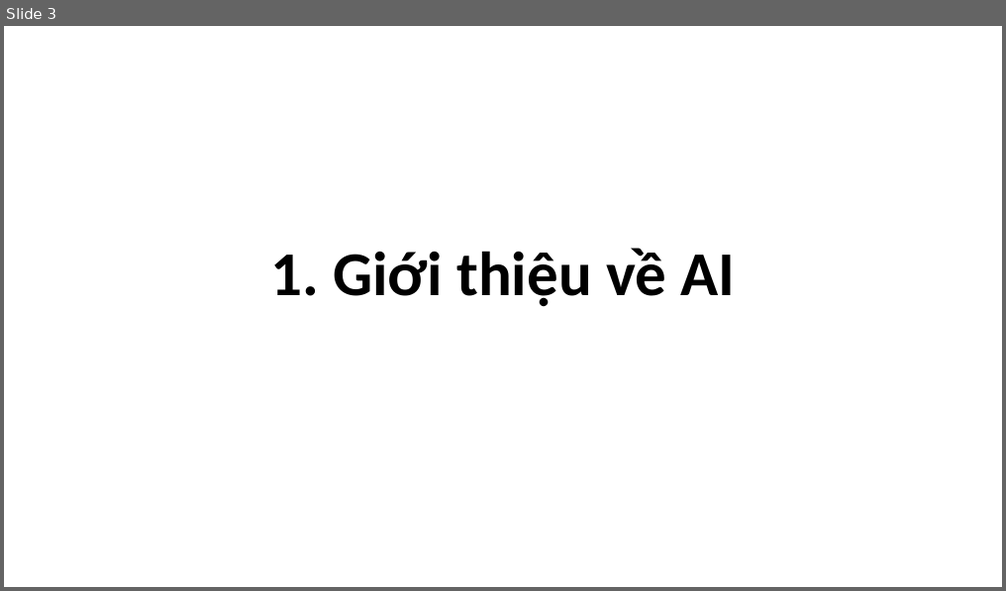
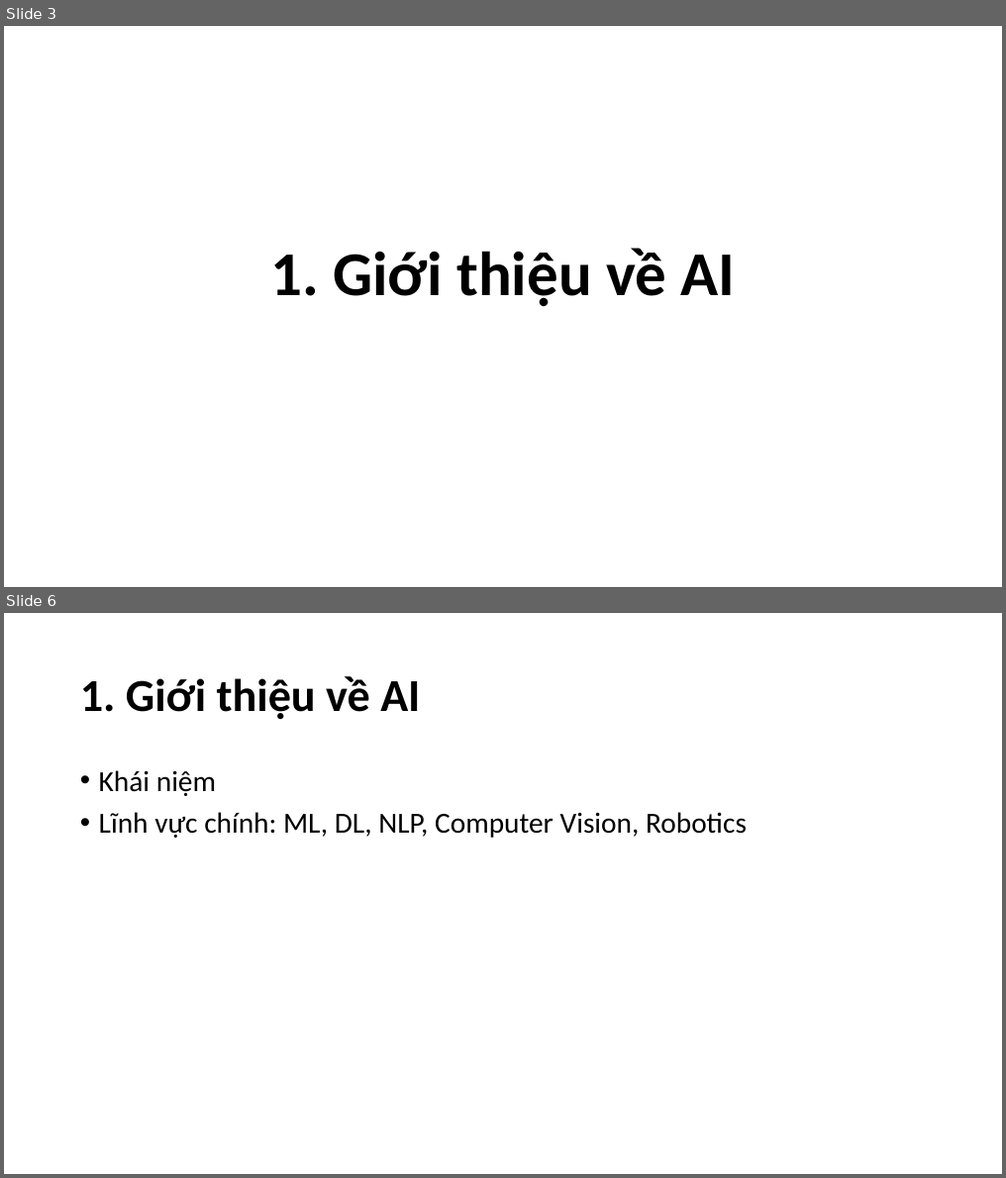
Before and after one commit to doantiendung0210/chuan-bi-lab, a slide deck: Tuan_1/Báo cáo tuần 1.pptx. Shown one above the other, each under a label of ours: slide 3 before the commit, slides 3 and 6 after it; the slides between them are not shown. The pictures are 1006x591 and 1006x1178 pixels, drawn with LibreOffice and Linux fonts; fonts in the diff are those of the drawing. Boxes give left, top, right and bottom in pixels: in the first picture for what was removed or moved away, otherwise in the second. Text is boxed around its words. In the diff, an @@ line names an element or a change of style, - is before the commit and + after.

```diff
--- a/Tuan_1/Báo cáo tuần 1.pptx
+++ b/Tuan_1/Báo cáo tuần 1.pptx
@@ slide 6 added at bbox=[4, 613, 1002, 1174], background #FFFFFF @@
@@ title added at bbox=[80, 676, 420, 720], 44 pt, text #000000, bold @@
+1. Giới thiệu về AI
@@ text added at bbox=[99, 770, 746, 838], 28 pt, text #000000 @@
+• Khái niệm
+• Lĩnh vực chính: ML, DL, NLP, Computer Vision, Robotics
```
Also in this commit, not shown: 1 slide changed, 25 other slides added.
